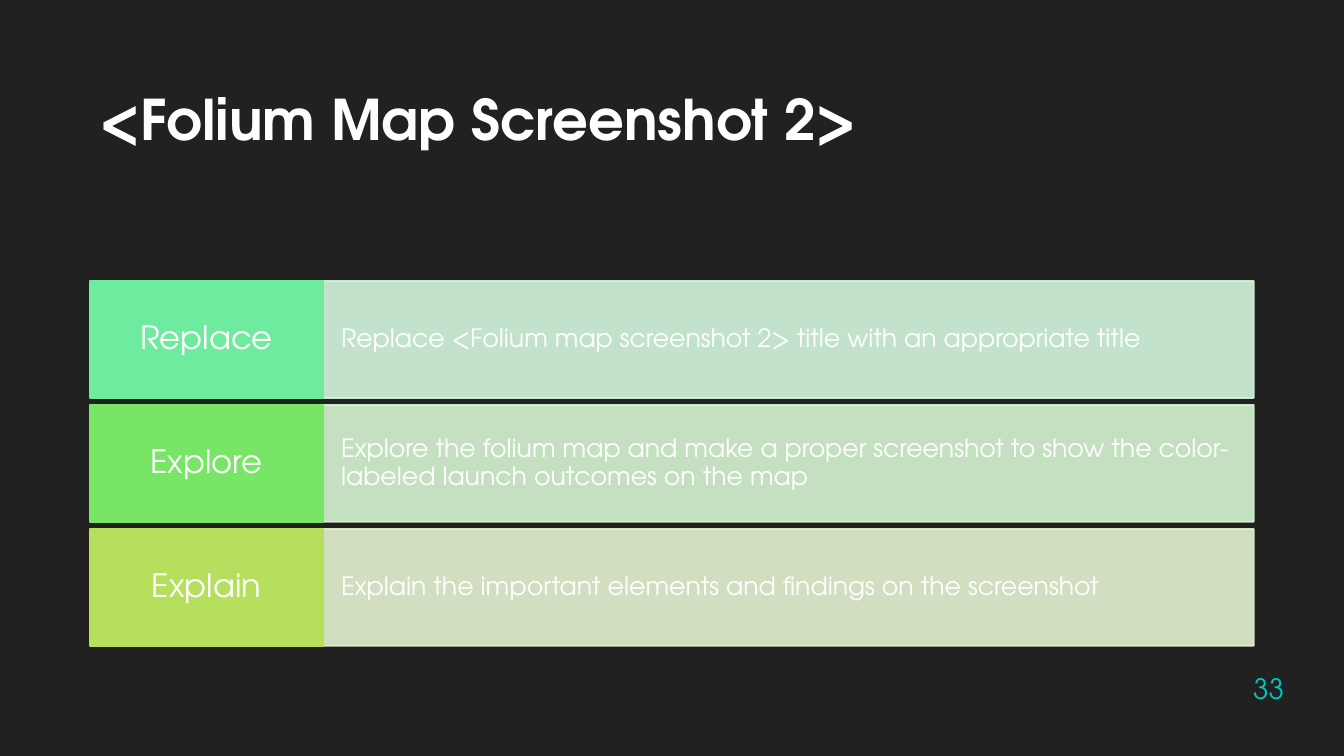
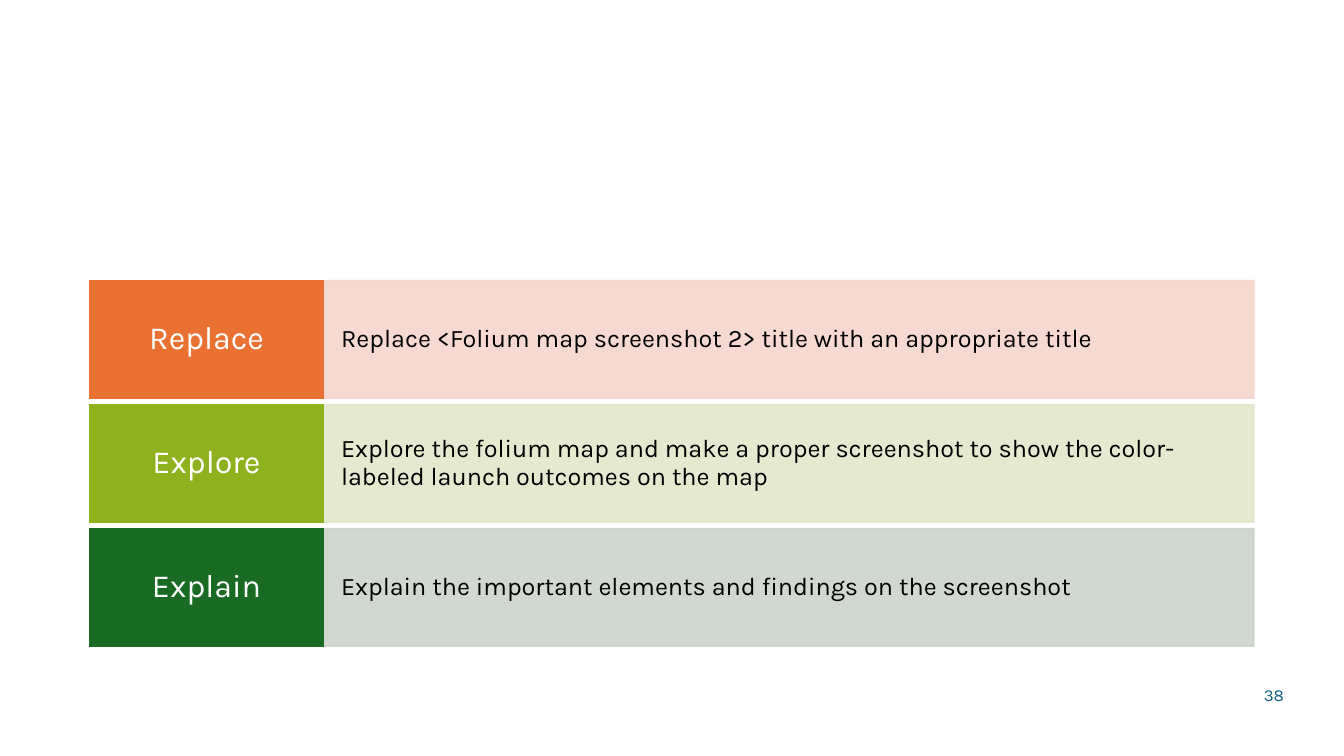
Before and after one commit to ObD-lance/data-science-capstone, a slide deck: slide 38 of LancePeterson-ds-capstone-slides.pptx (slide 33 before the commit). Drawn at 1344x756 pixels with LibreOffice and Linux fonts; fonts in the diff are those of the drawing; background and template pictures are left out. Boxes give left, top, right and bottom in pixels: in the first picture for what was removed or moved away, otherwise in the second. Text is boxed around its words. In the diff, an @@ line names an element or a change of style, - is before the commit and + after.

```diff
--- a/LancePeterson-ds-capstone-slides.pptx
+++ b/LancePeterson-ds-capstone-slides.pptx
@@ background #212121 to picture (left out) @@
@@ rectangle at (x1=91, y1=281, x2=324, y2=398): fill #6FEBA0 to #E97132; outline #6FEBA0 1.25 pt to #E97132 1.5 pt @@
@@ rectangle at (x1=323, y1=281, x2=1253, y2=398): fill #D5F7DF at 90% opacity to #F7D5CE at 90% opacity; outline #D5F7DF 1.25 pt to #F7D5CE 1.5 pt @@
@@ rectangle at (x1=91, y1=405, x2=324, y2=522): fill #78E566 to #8EB21E; outline #78E566 1.25 pt to #8EB21E 1.5 pt @@
@@ rectangle at (x1=323, y1=405, x2=1253, y2=522): fill #D8F5D3 at 90% opacity to #E5E8CA at 90% opacity; outline #D8F5D3 1.25 pt to #E5E8CA 1.5 pt @@
@@ font TeX Gyre Adventor to Karla in 4 elements at (x1=90, y1=49, x2=1255, y2=156), (x1=149, y1=327, x2=264, y2=357), (x1=152, y1=451, x2=260, y2=481), (x1=152, y1=575, x2=261, y2=605) @@
@@ rectangle at (x1=91, y1=529, x2=324, y2=646): fill #B6DF5E to #196B24; outline #B6DF5E 1.25 pt to #196B24 1.5 pt @@
@@ font TeX Gyre Adventor to Karla, text colour #FFFFFF to #000000 in 3 elements at (x1=341, y1=329, x2=1091, y2=353), (x1=341, y1=439, x2=1174, y2=491), (x1=341, y1=577, x2=1071, y2=601) @@
@@ rectangle at (x1=323, y1=529, x2=1253, y2=646): fill #E5F3D2 at 90% opacity to #CCD4CD at 90% opacity; outline #E5F3D2 1.25 pt to #CCD4CD 1.5 pt @@
@@ page number at (x1=1264, y1=690, x2=1284, y2=701): text changed; size 20 to 12 pt; font TeX Gyre Adventor to Karla; text colour #00C6BB to #156082 @@
-33
+38
```
Also in this commit, not shown: 37 other slides changed, 8 slides added, 3 slides removed, 3 other files.
